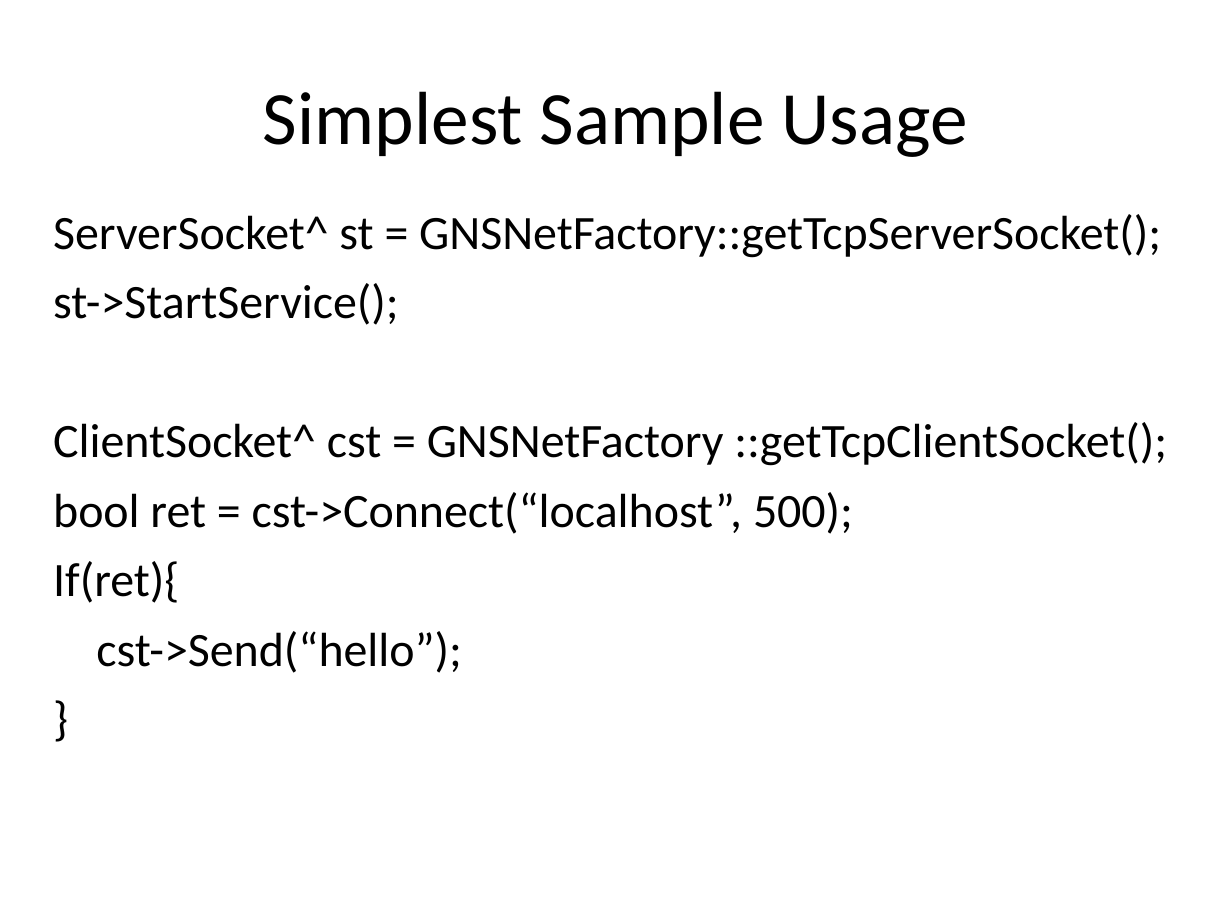
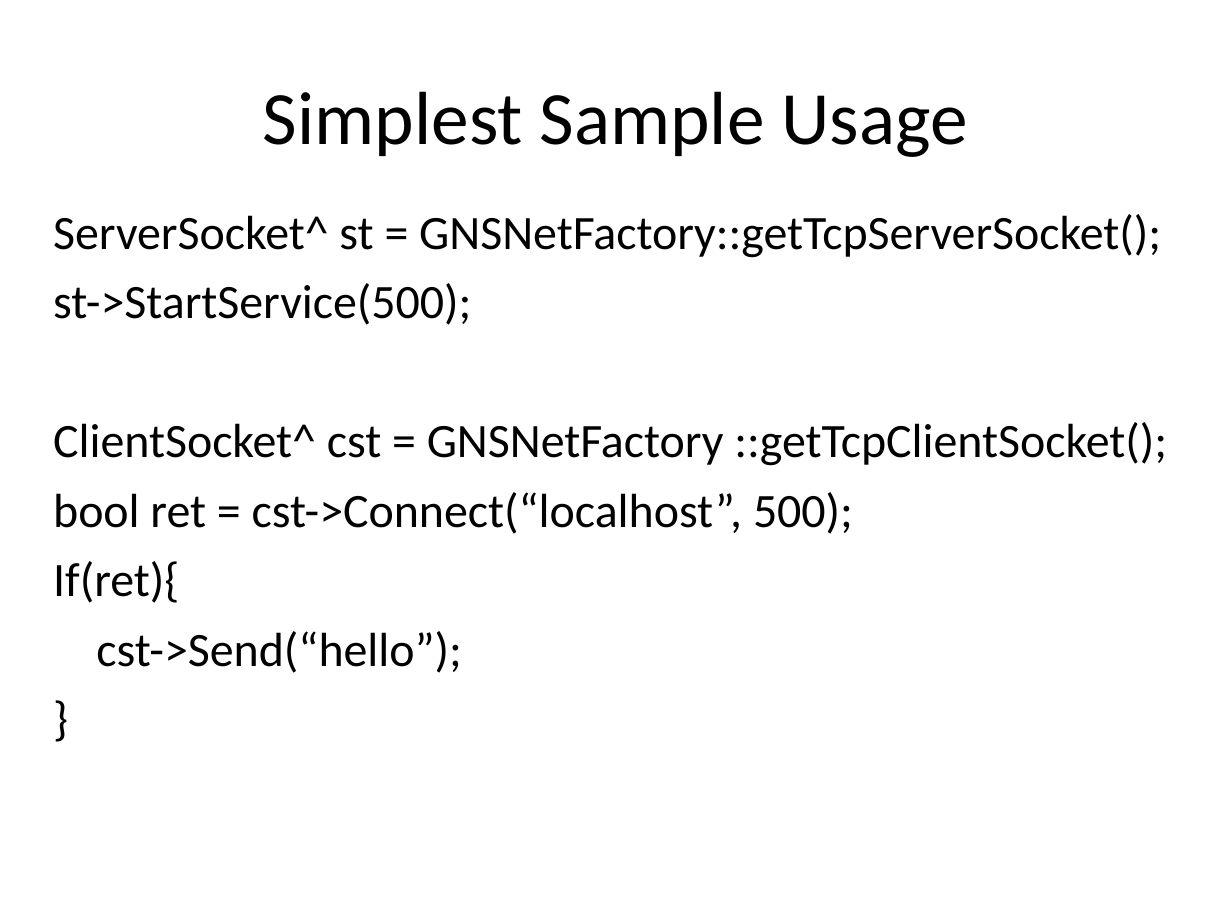
Before and after one commit to geraldselvino/GNSNet, a slide deck: slide 4 of presentation/HighLevelDesign&Usage.ppt. Drawn at 1232x924 pixels with LibreOffice and Linux fonts; fonts in the diff are those of the drawing. Boxes give left, top, right and bottom in pixels: in the first picture for what was removed or moved away, otherwise in the second. Text is boxed around its words. In the diff, an @@ line names an element or a change of style, - is before the commit and + after.

```diff
--- a/presentation/HighLevelDesign&Usage.ppt
+++ b/presentation/HighLevelDesign&Usage.ppt
@@ text at box(53, 283, 471, 325): text changed @@
-st->StartService();
+st->StartService(500);
```
Also in this commit, not shown: 2 other slides changed, 19 other files.
